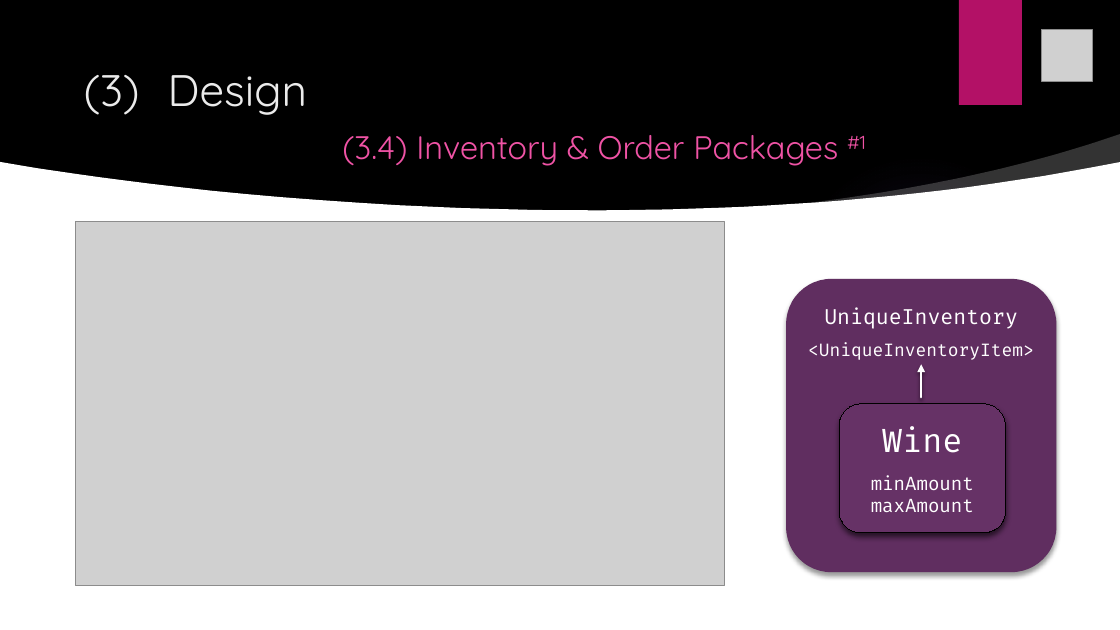
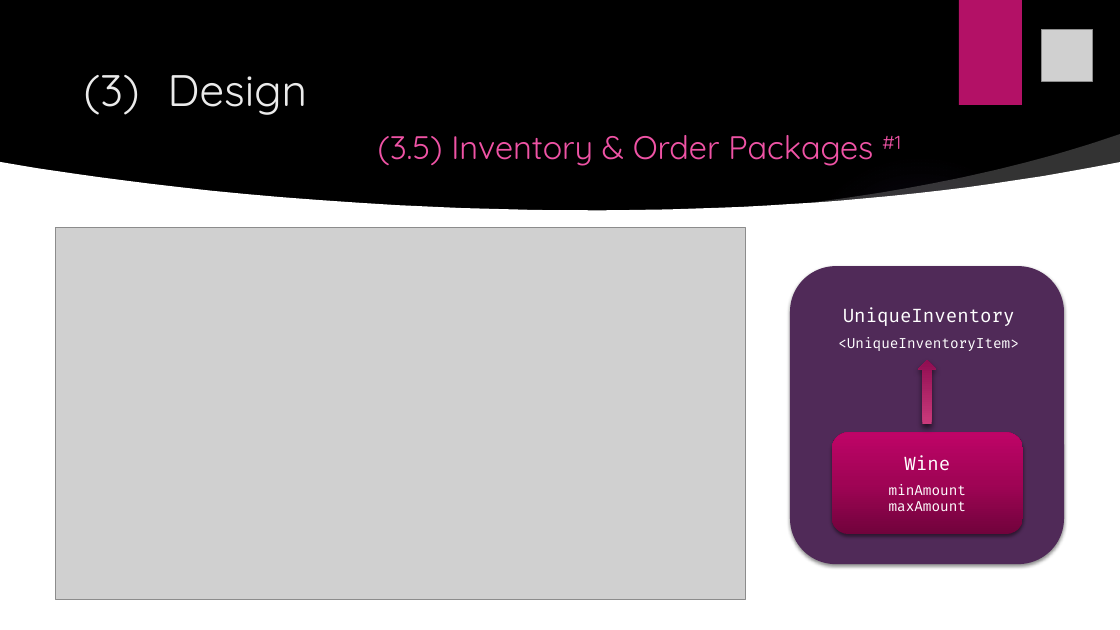
Before and after one commit to hejo221/swt20w37, a slide deck: slide 12 of LaBouteillePräsentation/LaBouteille.pptx (slide 11 before the commit). Drawn at 1120x630 pixels with LibreOffice and Linux fonts; fonts in the diff are those of the drawing; grey boxes stand for pictures; background and template pictures are left out. Boxes give left, top, right and bottom in pixels: in the first picture for what was removed or moved away, otherwise in the second. Text is boxed around its words. In the diff, an @@ line names an element or a change of style, - is before the commit and + after.

```diff
--- a/LaBouteillePräsentation/LaBouteille.pptx
+++ b/LaBouteillePräsentation/LaBouteille.pptx
@@ title at (84, 75, 901, 166): text changed @@
-(3) Design
-(3.4) Inventory & Order Packages #1
+(3) Design
+(3.5) Inventory & Order Packages #1
@@ picture: place and size @@
-picture at (76, 222, 725, 586)
+picture at (56, 227, 746, 599)
@@ rounded rectangle: place and size @@
-rounded rectangle at (786, 279, 1057, 572)
+rounded rectangle at (791, 266, 1065, 565)
@@ rounded rectangle at (791, 266, 1065, 565): fill #602E60 to #502A58; shadow changed @@
@@ text "UniqueInventory": place and size @@
-text "UniqueInventory" at (808, 307, 1034, 360)
+text "UniqueInventory" at (838, 307, 1019, 351)
@@ text "UniqueInventory" at (838, 307, 1019, 351): size 18 to 16 pt in "UniqueInventory"; size 15 to 12 pt in "<UniqueInventoryItem>" @@
@@ down arrow added at (918, 360, 936, 424), fill gradient #CB3B7C to #900E52 @@
@@ arrow removed from (922, 397) to (922, 365) @@
@@ rounded rectangle "Wine": place and size @@
-rounded rectangle "Wine" at (839, 404, 1006, 534)
+rounded rectangle "Wine" at (832, 433, 1023, 534)
@@ rounded rectangle "Wine" at (832, 433, 1023, 534): size 28 to 16 pt in "Wine"; size 16 to 12 pt in "minAmount", "maxAmount"; fill #663266 to gradient #71033D to #A10456 to #BF0567; outline #000000 0.75 pt to none; shadow changed @@
```
Also in this commit, not shown: 6 other slides changed, 1 slide added, 6 other files.
